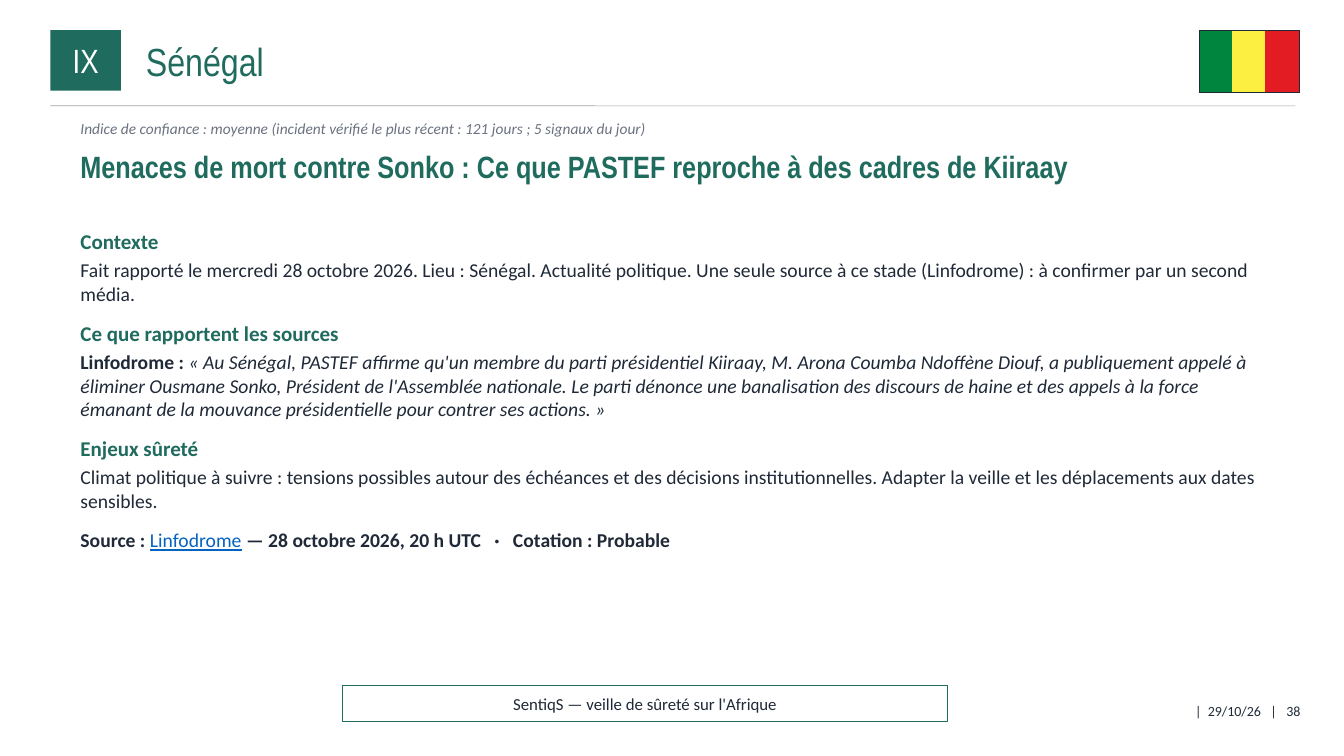
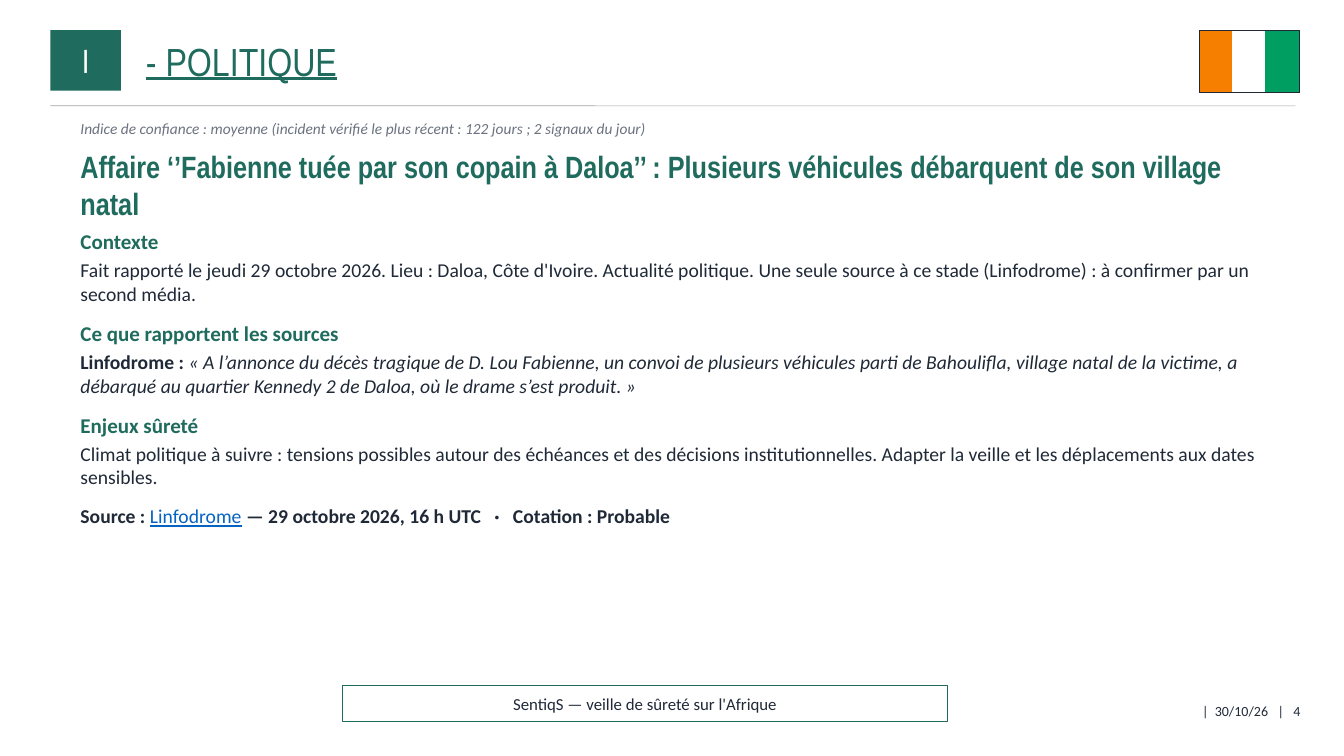
Before and after one commit to ytl1-ops/SentiqS, a slide deck: slide 4 of web/rapports/mensuel/2026-10.pptx (slide 38 before the commit). Drawn at 1344x756 pixels with LibreOffice and Linux fonts; fonts in the diff are those of the drawing. Boxes give left, top, right and bottom in pixels: in the first picture for what was removed or moved away, otherwise in the second. Text is boxed around its words. In the diff, an @@ line names an element or a change of style, - is before the commit and + after.

```diff
--- a/web/rapports/mensuel/2026-10.pptx
+++ b/web/rapports/mensuel/2026-10.pptx
@@ text in rectangle at [82,50,90,73]: text changed @@
-IX
+I
@@ text at [166,48,337,83]: text changed @@
-Sénégal
+- POLITIQUE
@@ rectangle at [1200,30,1233,93]: fill #00853F to #F77F00; outline #00853F 1 pt to #F77F00 1 pt @@
@@ rectangle at [1233,30,1266,93]: fill #FDEF42 to #FFFFFF; outline #FDEF42 1 pt to #FFFFFF 1 pt @@
@@ rectangle at [1266,30,1300,93]: fill #E31B23 to #009E60; outline #E31B23 1 pt to #009E60 1 pt @@
@@ text at [80,123,645,137]: text changed @@
-Indice de confiance : moyenne (incident vérifié le plus récent : 121 jours ; 5 signaux du jour)
+Indice de confiance : moyenne (incident vérifié le plus récent : 122 jours ; 2 signaux du jour)
@@ text at [80,155,1222,216]: text changed @@
-Menaces de mort contre Sonko : Ce que PASTEF reproche à des cadres de Kiiraay
+Affaire ‘’Fabienne tuée par son copain à Daloa’’ : Plusieurs véhicules débarquent de son village natal
@@ text at [80,263,1249,301]: text changed @@
-Fait rapporté le mercredi 28 octobre 2026. Lieu : Sénégal. Actualité politique. Une seule source à ce stade (Linfodrome) : à confirmer par un second média.
+Fait rapporté le jeudi 29 octobre 2026. Lieu : Daloa, Côte d'Ivoire. Actualité politique. Une seule source à ce stade (Linfodrome) : à confirmer par un second média.
@@ text at [80,355,1237,396]: text changed @@
-Linfodrome : « Au Sénégal, PASTEF affirme qu'un membre du parti présidentiel Kiiraay, M. Arona Coumba Ndoffène Diouf, a publiquement appelé à éliminer Ousmane Sonko, Président de l'Assemblée nationale. Le parti dénonce une banalisation des discours de haine et des appels à la force émanant de la mouvance présidentielle pour contrer ses actions. »
+Linfodrome : « A l’annonce du décès tragique de D. Lou Fabienne, un convoi de plusieurs véhicules parti de Bahoulifla, village natal de la victime, a débarqué au quartier Kennedy 2 de Daloa, où le drame s’est produit. »
@@ text at [80,509,670,527]: text changed @@
-Source : Linfodrome — 28 octobre 2026, 20 h UTC · Cotation : Probable
+Source : Linfodrome — 29 octobre 2026, 16 h UTC · Cotation : Probable
@@ text at [1215,706,1300,717]: text changed @@
-| 29/10/26 | 38
+| 30/10/26 | 4
```
Also in this commit, not shown: 39 other slides changed, 2 slides added, 1 slide removed, 10 other files.
